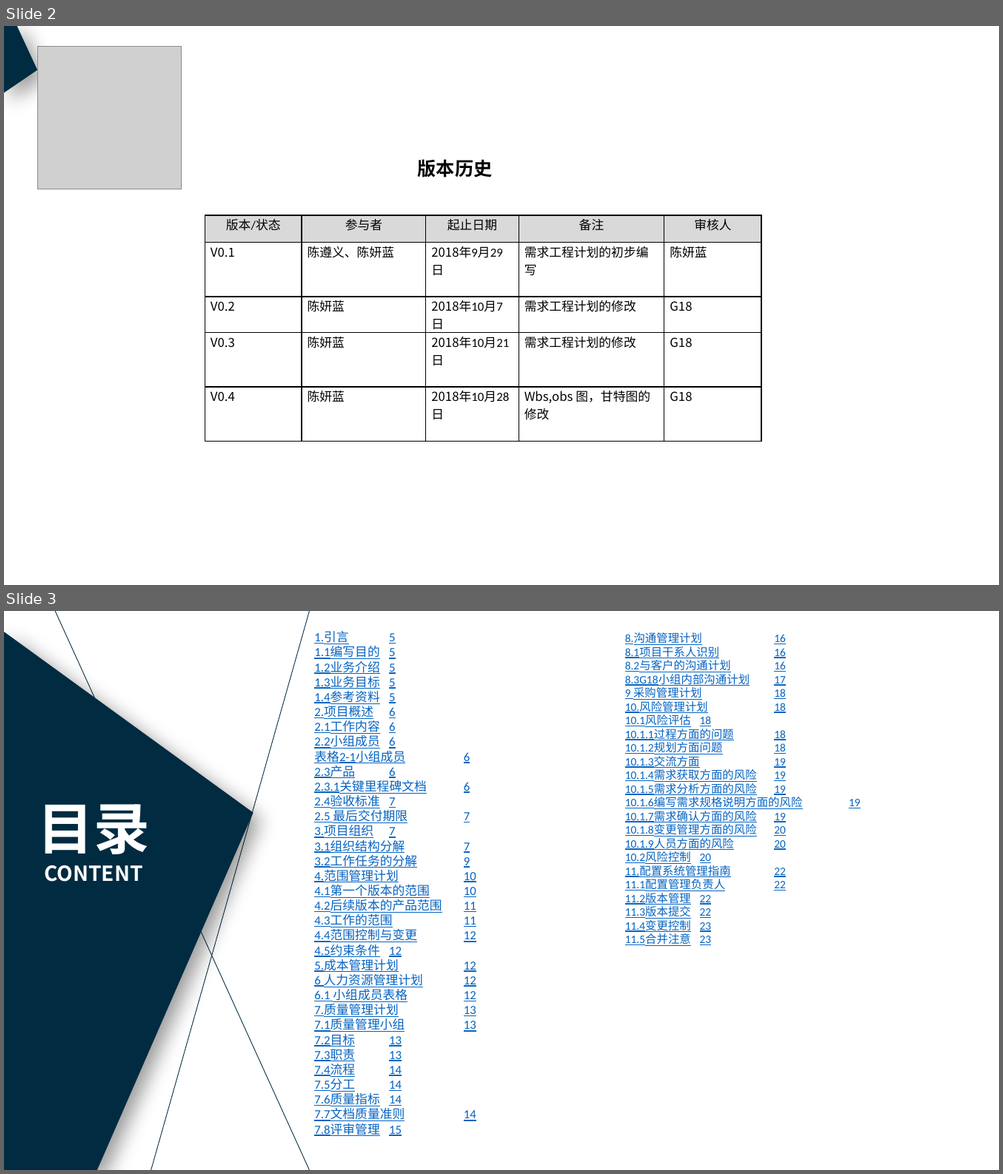
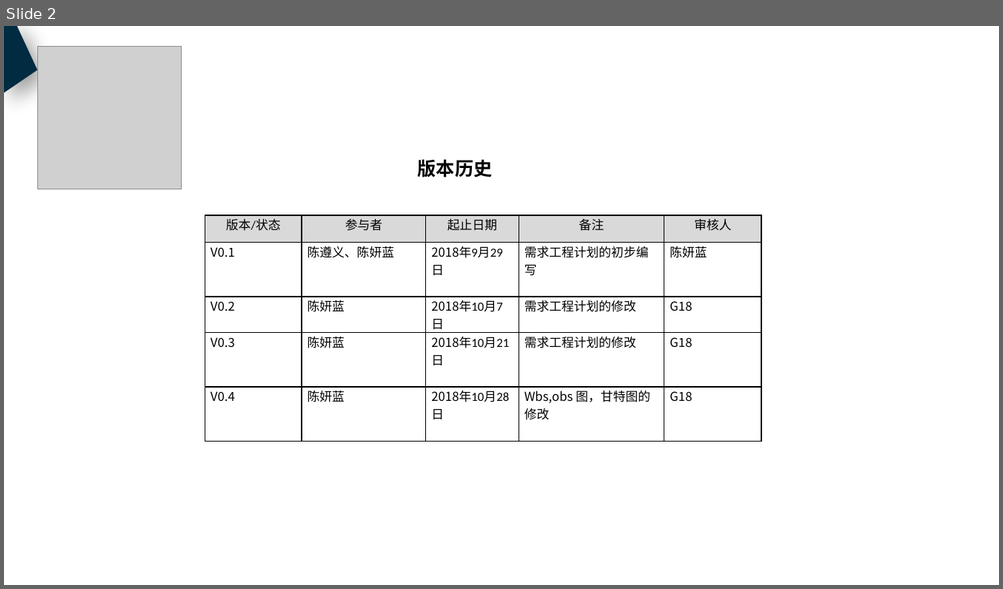
Before and after one commit to PRD2018-G18/PRD2018, a slide deck: 非受控文档/过程文档/需求工程计划/需求工程计划.pptx. Shown one above the other, each under a label of ours: slides 2 and 3 before the commit, slide 2 after it. The pictures are 1003x1174 and 1003x589 pixels, drawn with LibreOffice and Linux fonts; fonts in the diff are those of the drawing; grey boxes stand for pictures. Boxes give left, top, right and bottom in pixels: in the first picture for what was removed or moved away, otherwise in the second. Text is boxed around its words. In the diff, an @@ line names an element or a change of style, - is before the commit and + after.

Commit message:
修改格式，添加小组绩效

```diff
--- a/非受控文档/过程文档/需求工程计划/需求工程计划.pptx
+++ b/非受控文档/过程文档/需求工程计划/需求工程计划.pptx
@@ slide 3 removed at bbox=[4, 611, 999, 1170], background #FFFFFF @@
@@ freeform shape removed at bbox=[4, 632, 253, 1170] @@
@@ line removed from (309, 1170) to (48, 611) @@
@@ line removed from (309, 611) to (149, 1170) @@
@@ text removed at bbox=[314, 632, 441, 1136] @@
-1.引言 5
-1.1编写目的 5
-1.2业务介绍 5
-1.3业务目标 5
-1.4参考资料 5
-2.项目概述 6
-2.1工作内容 6
-2.2小组成员 6
-表格2-1小组成员 6
-2.3产品 6
-2.3.1关键里程碑文档 6
-2.4验收标准 7
-2.5 最后交付期限 7
-3.项目组织 7
-3.1组织结构分解 7
-3.2工作任务的分解 9
-4.范围管理计划 10
-4.1第一个版本的范围 10
-4.2后续版本的产品范围 11
-4.3工作的范围 11
-4.4范围控制与变更 12
-4.5约束条件 12
-5.成本管理计划 12
-6 人力资源管理计划 12
-6.1 小组成员表格 12
-7.质量管理计划 13
-7.1质量管理小组 13
-7.2目标 13
-7.3职责 13
-7.4流程 14
-7.5分工 14
-7.6质量指标 14
-7.7文档质量准则 14
-7.8评审管理 15
@@ text removed at bbox=[625, 632, 802, 946] @@
-8.沟通管理计划 16
-8.1项目干系人识别 16
-8.2与客户的沟通计划 16
-8.3G18小组内部沟通计划 17
-9 采购管理计划 18
-10.风险管理计划 18
-10.1风险评估 18
-10.1.1过程方面的问题 18
-10.1.2规划方面问题 18
-10.1.3交流方面 19
-10.1.4需求获取方面的风险 19
-10.1.5需求分析方面的风险 19
-10.1.6编写需求规格说明方面的风险 19
-10.1.7需求确认方面的风险 19
-10.1.8变更管理方面的风险 20
-10.1.9人员方面的风险 20
-10.2风险控制 20
-11.配置系统管理指南 22
-11.1配置管理负责人 22
-11.2版本管理 22
-11.3版本提交 22
-11.4变更控制 23
-11.5合并注意 23
@@ text removed at bbox=[37, 804, 149, 882] @@
-目录
-CONTENT
```
Also in this commit, not shown: 4 slides changed, 5 slides added.
